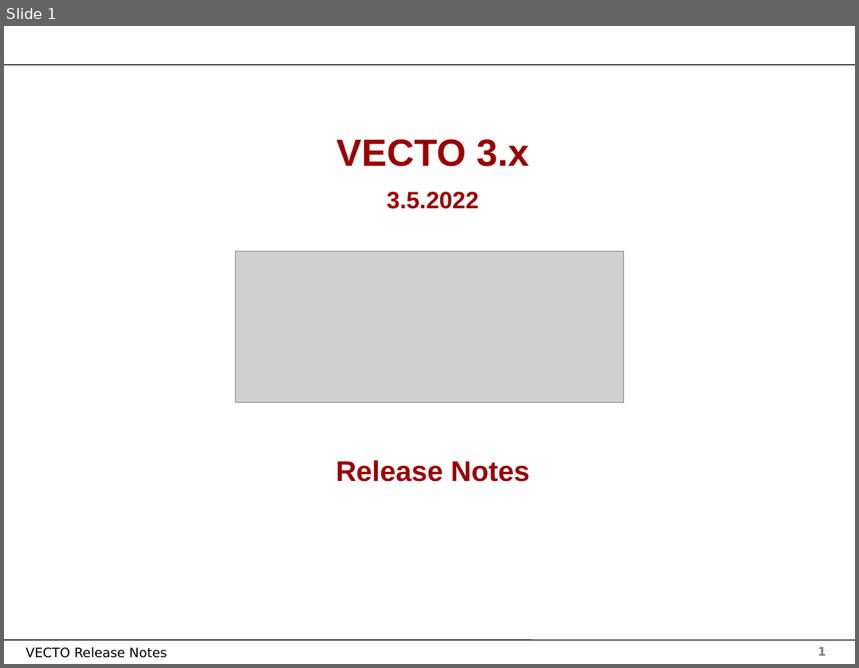
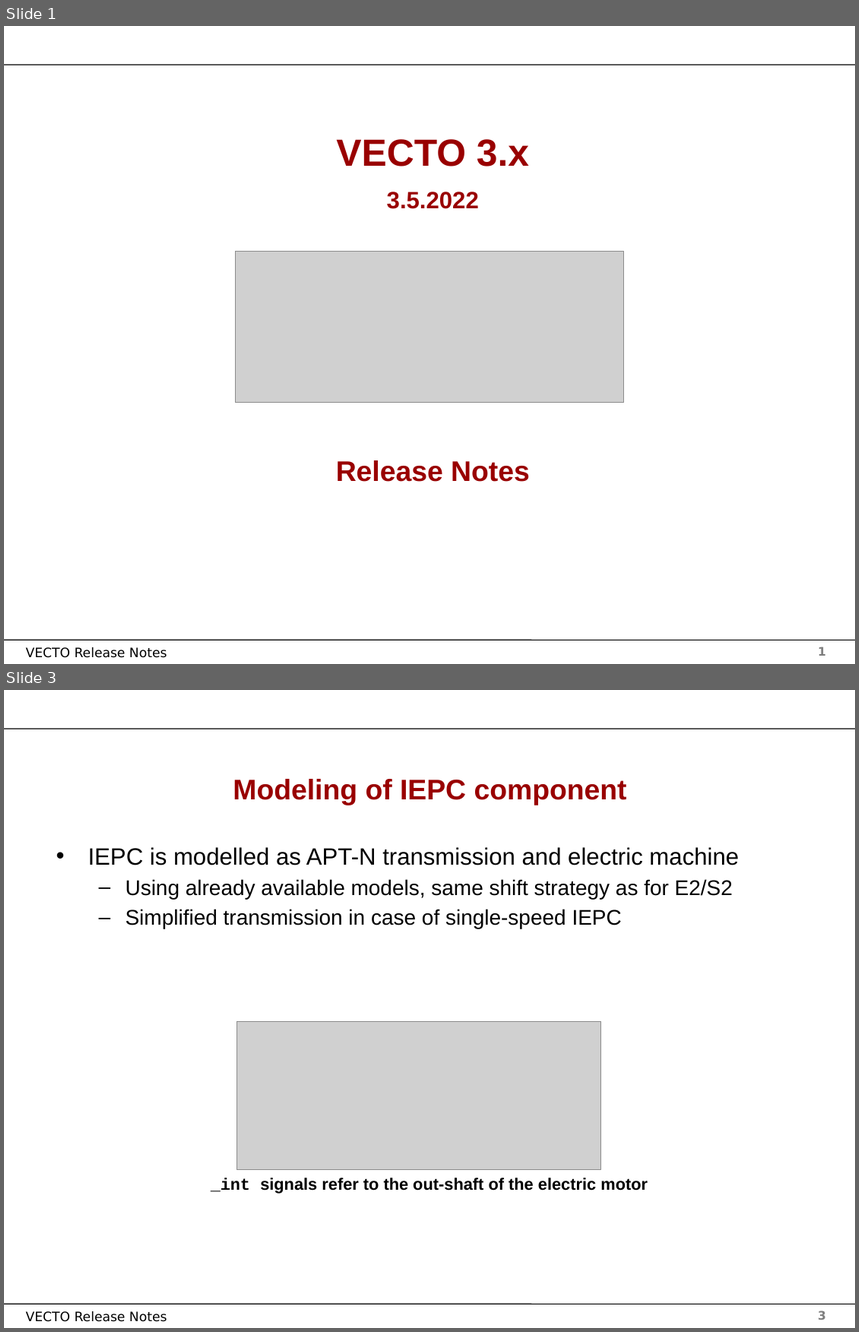
Before and after one commit to tanawadeatharva/BharatVECTO, a slide deck: Documentation/User Manual Source/Release Notes Vecto3.x.pptx. Shown one above the other, each under a label of ours: slide 1 before the commit, slides 1 and 3 after it; the slides between them are not shown. The pictures are 859x668 and 859x1332 pixels, drawn with LibreOffice and Linux fonts; fonts in the diff are those of the drawing; grey boxes stand for pictures; background and template pictures are left out. Boxes give left, top, right and bottom in pixels: in the first picture for what was removed or moved away, otherwise in the second. Text is boxed around its words. In the diff, an @@ line names an element or a change of style, - is before the commit and + after.

```diff
--- a/Documentation/User Manual Source/Release Notes Vecto3.x.pptx
+++ b/Documentation/User Manual Source/Release Notes Vecto3.x.pptx
@@ slide 3 added at (x1=4, y1=690, x2=855, y2=1328), background #FFFFFF; not listed: 4 template elements that a slide beside it also shows @@
@@ title added at (x1=233, y1=779, x2=627, y2=805), 24 pt, text #990000, bold @@
+Modeling of IEPC component
@@ text added at (x1=88, y1=847, x2=739, y2=929), 18 pt, text #000000 @@
+• IEPC is modelled as APT-N transmission and electric machine
+  – Using already available models, same shift strategy as for E2/S2
+  – Simplified transmission in case of single-speed IEPC
@@ picture added at (x1=237, y1=1022, x2=601, y2=1170) @@
@@ text added at (x1=211, y1=1178, x2=648, y2=1194), 14 pt, text #000000, bold @@
+_int signals refer to the out-shaft of the electric motor
```
Also in this commit, not shown: 1 slide changed, 16 other slides added.
